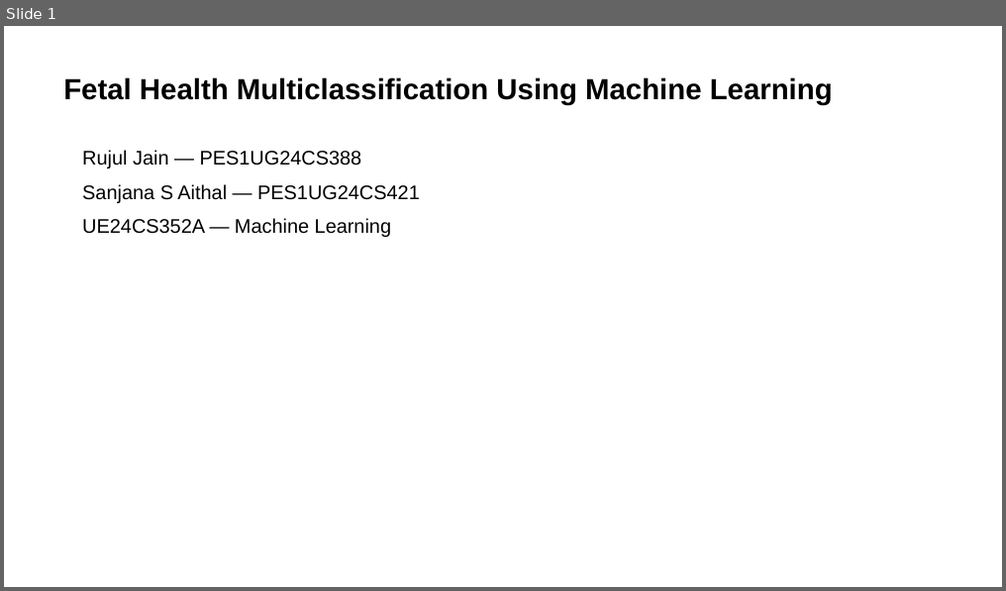
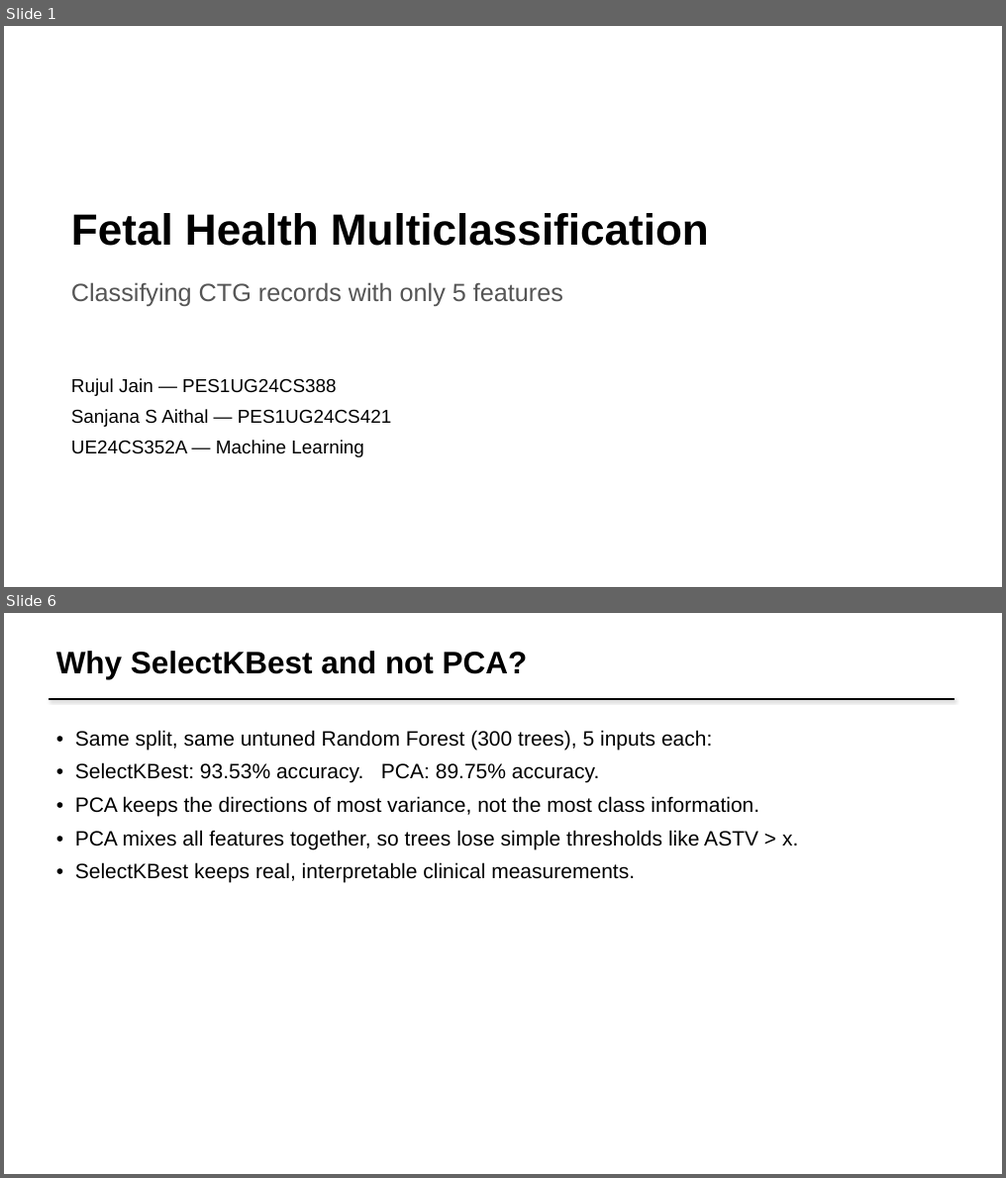
Before and after one commit to rujul-rj/Fetal-Health-Multiclassification, a slide deck: presentation/Fetal_Health_Multiclassification_Presentation.pptx. Shown one above the other, each under a label of ours: slide 1 before the commit, slides 1 and 6 after it; the slides between them are not shown. The pictures are 1006x591 and 1006x1178 pixels, drawn with LibreOffice and Linux fonts; fonts in the diff are those of the drawing. Boxes give left, top, right and bottom in pixels: in the first picture for what was removed or moved away, otherwise in the second. Text is boxed around its words. In the diff, an @@ line names an element or a change of style, - is before the commit and + after.

```diff
--- a/presentation/Fetal_Health_Multiclassification_Presentation.pptx
+++ b/presentation/Fetal_Health_Multiclassification_Presentation.pptx
@@ slide 6 added at (x1=4, y1=613, x2=1002, y2=1174), background #FFFFFF @@
@@ text added at (x1=56, y1=651, x2=528, y2=679), 30 pt, text #000000, bold @@
+Why SelectKBest and not PCA?
@@ line added from (49, 699) to (954, 699), #000000 2 pt @@
@@ text added at (x1=75, y1=730, x2=798, y2=883), 20 pt, text #000000 @@
+• Same split, same untuned Random Forest (300 trees), 5 inputs each:
+• SelectKBest: 93.53% accuracy. PCA: 89.75% accuracy.
+• PCA keeps the directions of most variance, not the most class information.
+• PCA mixes all features together, so trees lose simple thresholds like ASTV > x.
+• SelectKBest keeps real, interpretable clinical measurements.
@@ slide 1 changed as well @@
@@ text at (x1=71, y1=213, x2=709, y2=246): text changed; size 28 to 42 pt @@
-Fetal Health Multiclassification Using Machine Learning
+Fetal Health Multiclassification
@@ text added at (x1=71, y1=282, x2=563, y2=306), 24 pt, text #555555 @@
+Classifying CTG records with only 5 features
@@ text "Rujul Jain — PES1UG24CS388" moved from (x1=82, y1=150, x2=420, y2=237) to (x1=71, y1=378, x2=391, y2=458) @@
@@ text "Rujul Jain — PES1UG24CS388" at (x1=71, y1=378, x2=391, y2=458): size 19 to 18 pt; less space between paragraphs @@
```
Also in this commit, not shown: 1 other slide changed, 8 other slides added, 8 slides removed, 35 other files.
